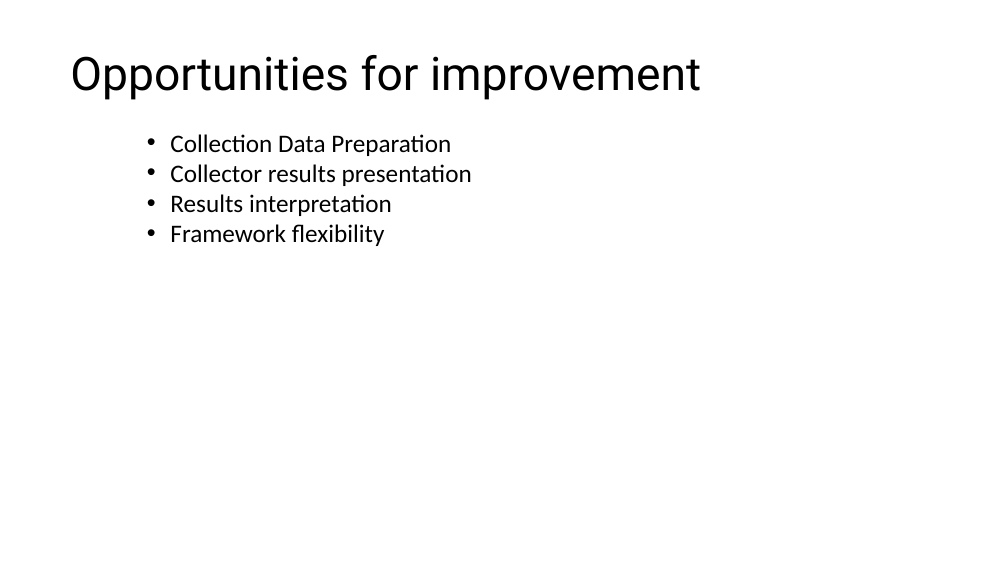
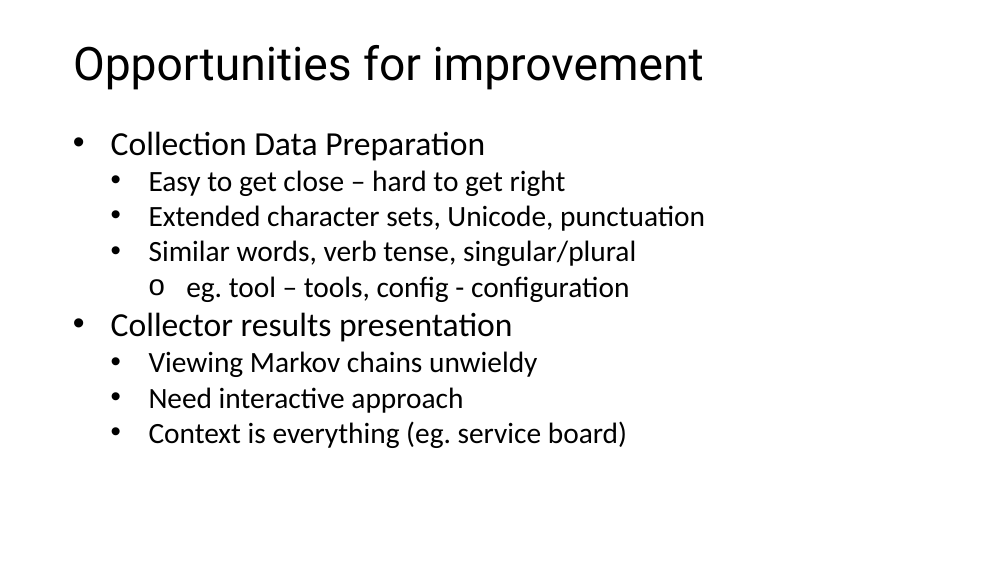
Before and after one commit to dwbzen/commonlib, a slide deck: slide 23 of doc/Markov Chain Lunch and Learn.pptx (slide 22 before the commit). Drawn at 1008x567 pixels with LibreOffice and Linux fonts; fonts in the diff are those of the drawing; background and template pictures are left out. Boxes give left, top, right and bottom in pixels: in the first picture for what was removed or moved away, otherwise in the second. Text is boxed around its words. In the diff, an @@ line names an element or a change of style, - is before the commit and + after.

```diff
--- a/doc/Markov Chain Lunch and Learn.pptx
+++ b/doc/Markov Chain Lunch and Learn.pptx
@@ title "Opportunities for improvement": place and size @@
-title "Opportunities for improvement" at (70,55,701,100)
+title "Opportunities for improvement" at (73,45,704,90)
@@ text "Collection Data Preparation": place and size @@
-text "Collection Data Preparation" at (170,134,472,246)
+text "Collection Data Preparation" at (111,131,705,448)
@@ text at (111,131,513,342): size 24 to 32 pt in "Collection Data Preparation", "Collector results presentation"; indent changed @@
@@ text at (149,170,705,302): paragraphs added @@
+  • Easy to get close – hard to get right
+  • Extended character sets, Unicode, punctuation
+  • Similar words, verb tense, singular/plural
+    o eg. tool – tools, config - configuration
@@ text at (149,351,627,448): text changed; size 24 to 28 pt @@
-• Results interpretation
-• Framework flexibility
+  • Viewing Markov chains unwieldy
+  • Need interactive approach
+  • Context is everything (eg. service board)
```
Also in this commit, not shown: 6 other slides changed, 4 slides added, 1 slide removed, 1 other file.
